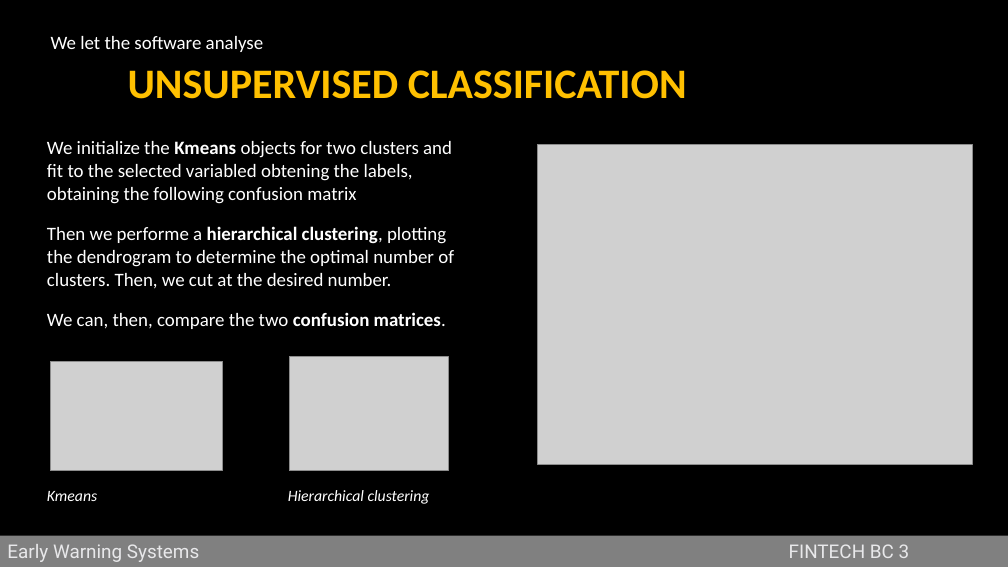
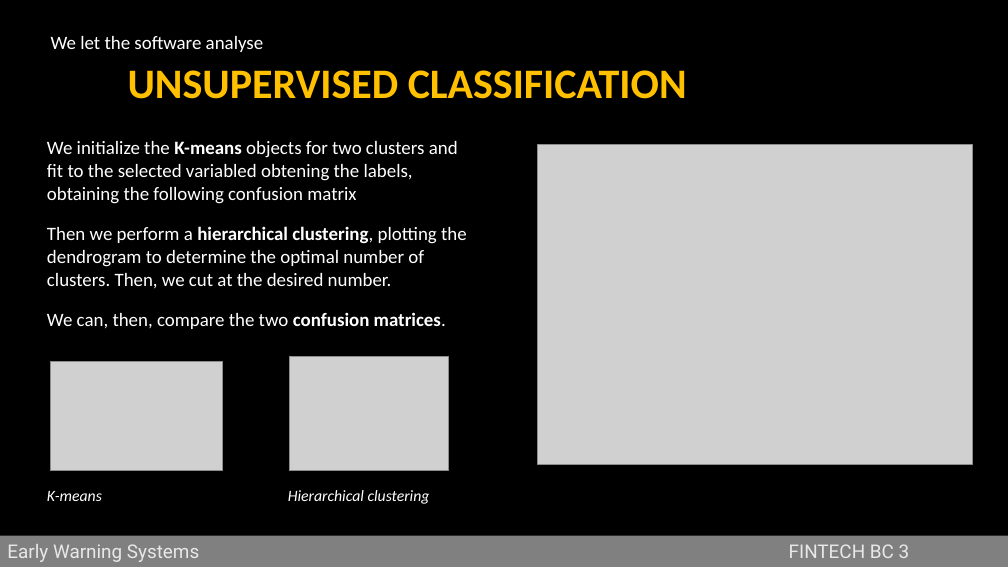
Before and after one commit to jstringara/Fintech, a slide deck: slide 7 of BC3/G/Bozza.pptx. Drawn at 1008x567 pixels with LibreOffice and Linux fonts; fonts in the diff are those of the drawing; grey boxes stand for pictures; background and template pictures are left out. Boxes give left, top, right and bottom in pixels: in the first picture for what was removed or moved away, otherwise in the second. Text is boxed around its words. In the diff, an @@ line names an element or a change of style, - is before the commit and + after.

```diff
--- a/BC3/G/Bozza.pptx
+++ b/BC3/G/Bozza.pptx
@@ text at (x1=47, y1=141, x2=458, y2=204): text changed @@
-We initialize the Kmeans objects for two clusters and fit to the selected variabled obtening the labels, obtaining the following confusion matrix
+We initialize the K-means objects for two clusters and fit to the selected variabled obtening the labels, obtaining the following confusion matrix
@@ text at (x1=47, y1=226, x2=467, y2=289): text changed @@
-Then we performe a hierarchical clustering, plotting the dendrogram to determine the optimal number of clusters. Then, we cut at the desired number.
+Then we perform a hierarchical clustering, plotting the dendrogram to determine the optimal number of clusters. Then, we cut at the desired number.
@@ text at (x1=47, y1=491, x2=102, y2=501): text changed @@
-Kmeans
+K-means
```
Also in this commit, not shown: 4 other slides changed.
